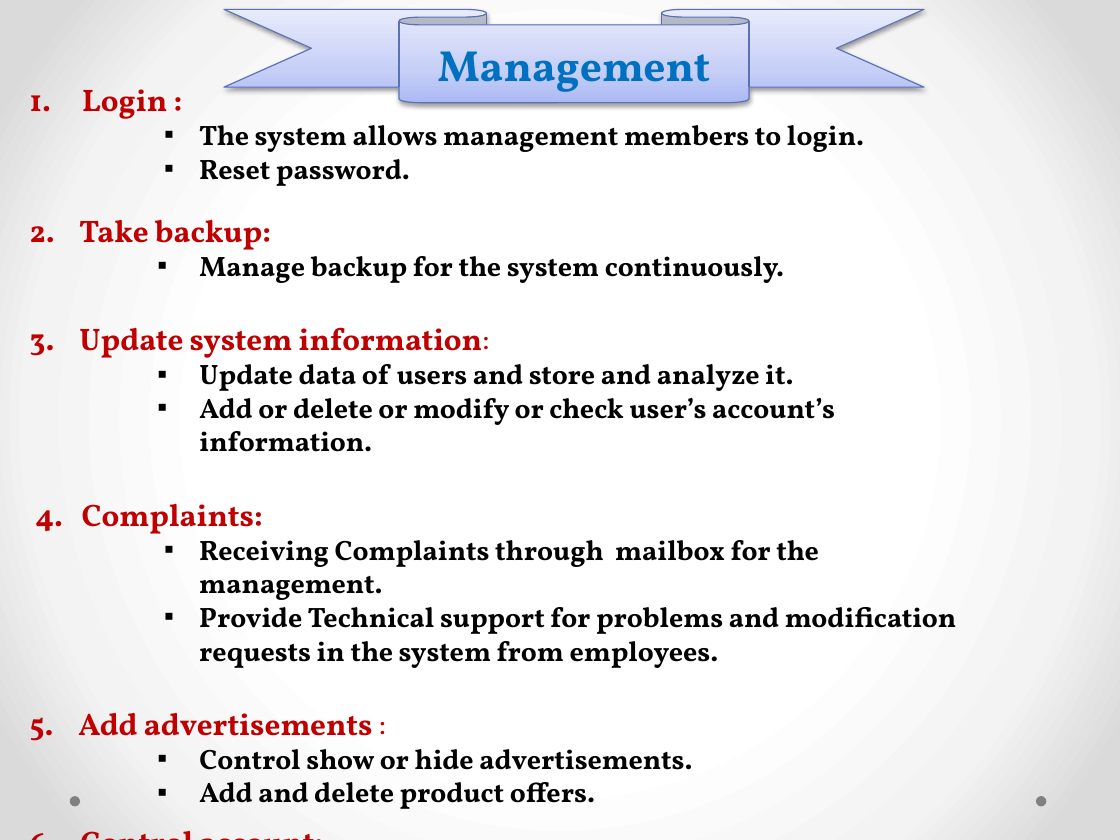
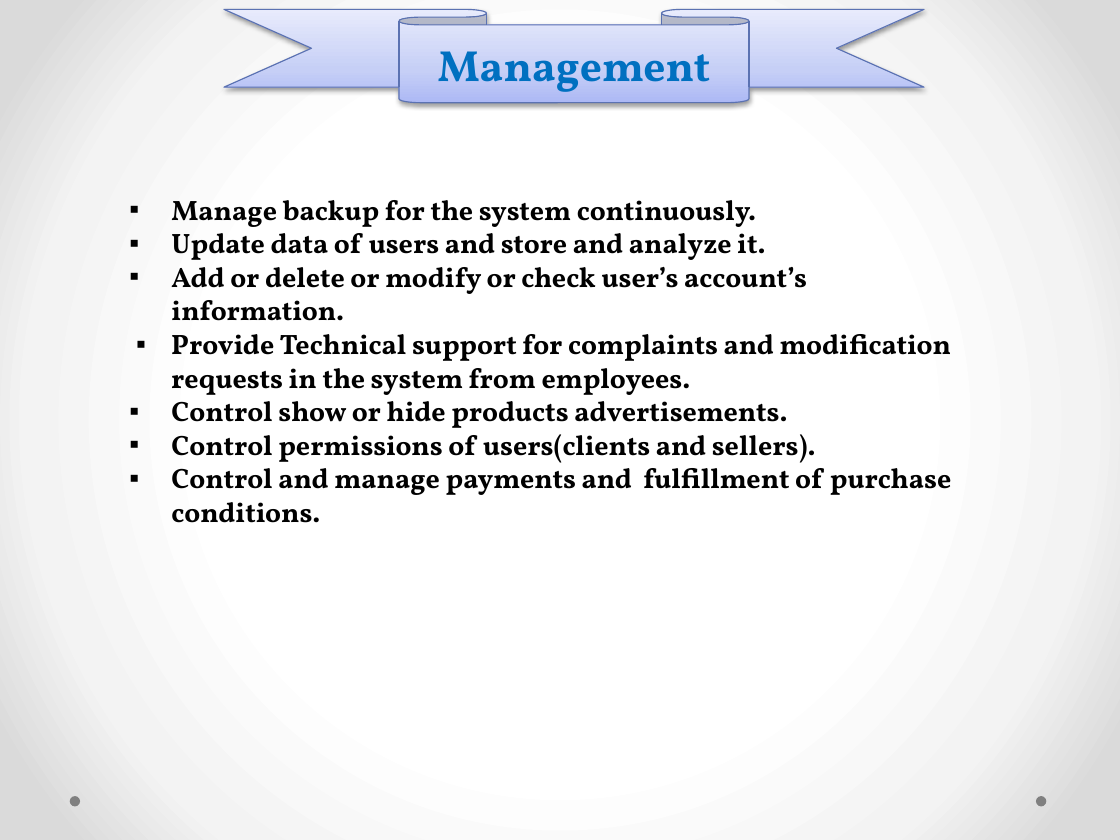
Before and after one commit to ahmedsharabasy/Furniture-online-store, a slide deck: slide 5 of System analysis/requirements specification document.pptx. Drawn at 1120x840 pixels with LibreOffice and Linux fonts; fonts in the diff are those of the drawing. Boxes give left, top, right and bottom in pixels: in the first picture for what was removed or moved away, otherwise in the second. Text is boxed around its words. In the diff, an @@ line names an element or a change of style, - is before the commit and + after.

```diff
--- a/System analysis/requirements specification document.pptx
+++ b/System analysis/requirements specification document.pptx
@@ text at box(30, 89, 864, 250): paragraphs removed @@
-1. Login :
-  ▪ The system allows management members to login.
-  ▪ Reset password.
-2. Take backup:
@@ text "Manage backup for the system ...": place and size @@
-text "Manage backup for the system ..." at box(30, 89, 956, 809)
+text "Manage backup for the system ..." at box(171, 200, 951, 523)
@@ text at box(30, 327, 490, 365): paragraph removed @@
-3. Update system information:
@@ text at box(171, 334, 951, 523): text changed @@
-4. Complaints:
-  ▪ Receiving Complaints through mailbox for the management.
-  ▪ Provide Technical support for problems and modification requests in the system from employees.
-5. Add advertisements :
-▪ Control show or hide advertisements.
-▪ Add and delete product offers.
-6. Control account:
-▪ Update account information (ex. address).
+  ▪ Provide Technical support for complaints and modification requests in the system from employees.
+▪ Control show or hide products advertisements.
+▪ Control permissions of users(clients and sellers).
+▪ Control and manage payments and fulfillment of purchase conditions.
```
Also in this commit, not shown: 2 other slides changed, 4 slides removed, 46 other files.
